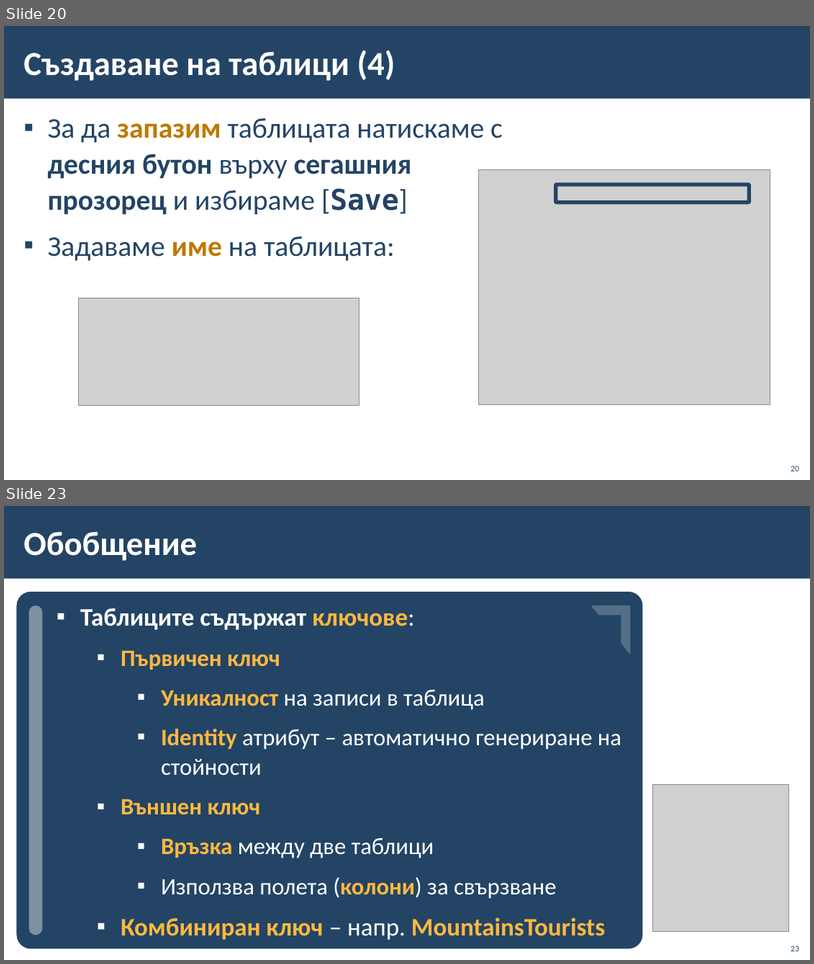
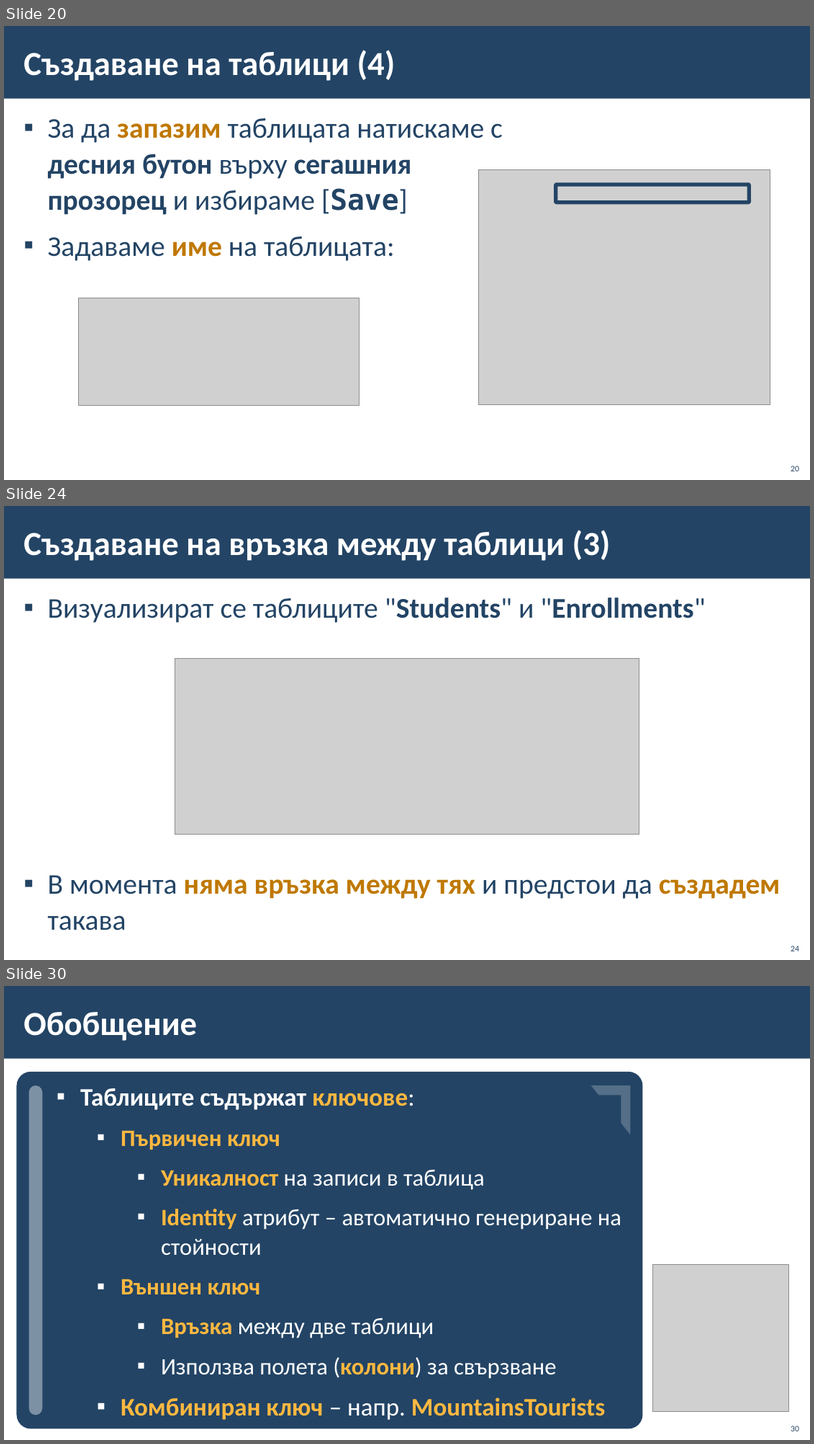
Before and after one commit to BG-IT-Edu/School-Programming, a slide deck: Courses/Software-Sciences/Module-3-Databases-New/07-Modeling-Databases/06-Modeling-Databases.pptx. Shown one above the other, each under a label of ours: slides 20 and 23 before the commit, slides 20, 24 and 30 after it; the slides between them are not shown. The pictures are 814x964 and 814x1444 pixels, drawn with LibreOffice and Linux fonts; fonts in the diff are those of the drawing; grey boxes stand for pictures; background and template pictures are left out. Boxes give left, top, right and bottom in pixels: in the first picture for what was removed or moved away, otherwise in the second. Text is boxed around its words. In the diff, an @@ line names an element or a change of style, - is before the commit and + after.

```diff
--- a/Courses/Software-Sciences/Module-3-Databases-New/07-Modeling-Databases/06-Modeling-Databases.pptx
+++ b/Courses/Software-Sciences/Module-3-Databases-New/07-Modeling-Databases/06-Modeling-Databases.pptx
@@ slide 24 added at bbox=[4, 506, 810, 960], background #FFFFFF; not listed: 1 template element that a slide beside it also shows @@
@@ title added at bbox=[23, 530, 611, 561], 40 pt, text #FFFFFF, bold @@
+Създаване на връзка между таблици (3)
@@ text added at bbox=[48, 597, 781, 930], 34 pt, text #234465 @@
+▪ Визуализират се таблиците "Students" и "Enrollments"
+▪ В момента няма връзка между тях и предстои да създадем такава
@@ picture added at bbox=[175, 659, 640, 834] @@
@@ page number added at bbox=[791, 945, 800, 951], 10 pt, text #234465 @@
+24
@@ what was slide 23 is now slide 30 @@
@@ page number at bbox=[791, 1425, 800, 1431]: text changed @@
-23
+30
```
Also in this commit, not shown: 2 slides changed, 7 other slides added, 1 slide removed.
